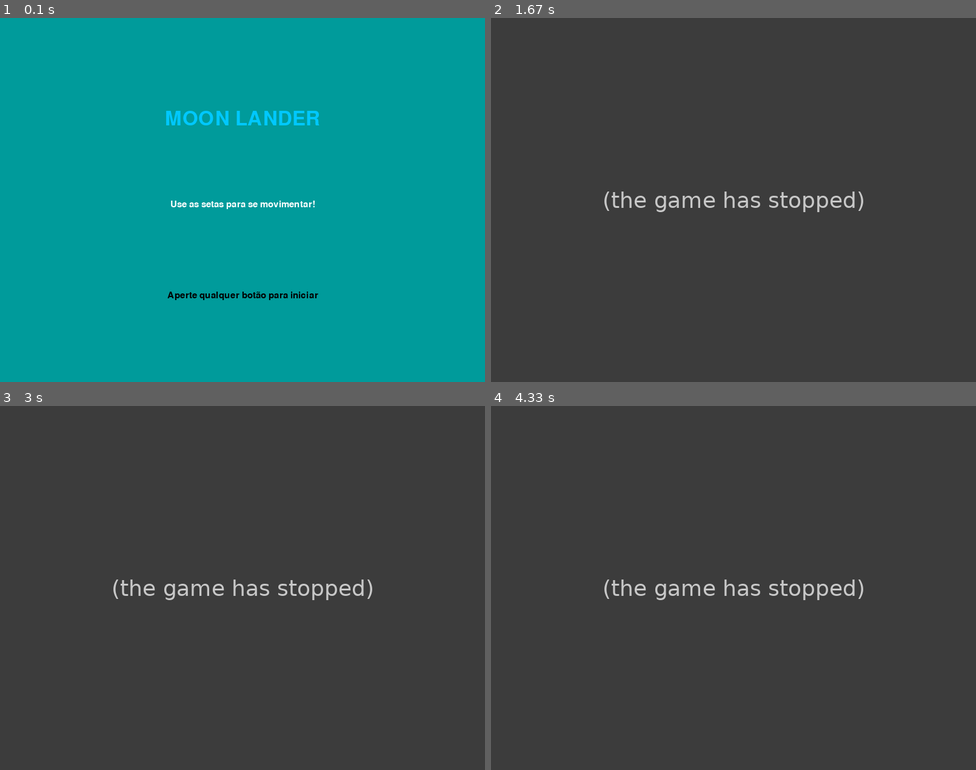
Above: before the commit, frames 1-4 (two rows, left to right).
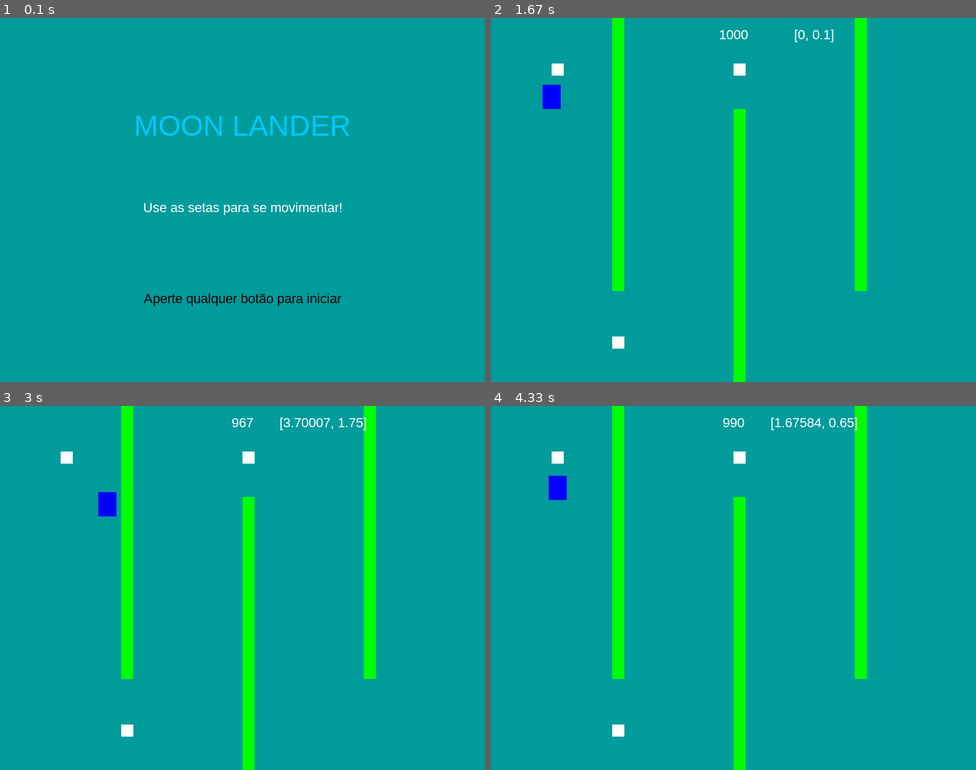
Above: after the commit, the same moments.

Repository: felipe-valente/PF_Pygame
Game: pygame game, started from main.py
Two runs of this game, one before a commit and one after it. Both use one fixed random seed, a clock stepped at 60 frames per second and the inputs below.
Inputs:
- Up to frame 1 (0.1 s): no input
- Up to frame 2 (1.67 s): hold Right 0.33-0.8 s; hold Up 0.83-1.13 s; hold Right 1.17-1.63 s
- Up to frame 3 (3 s): hold Left 1.67-2.2 s; hold Left 2.23-2.63 s; hold Right from 2.67 s (still down)
- Up to frame 4 (4.33 s): release Right at 3.03 s; hold Right 3.07-3.7 s; hold Left 3.73-4.2 s; hold Right from 4.23 s (still down)

The runs differ from the first frame. In frame 1, 2.5% of the frame differs, in the area x 28-72%, y 25-80%; in frame 2, 100%, in the area x 0-100%, y 0-100%; in frame 3, 100%; in frame 4, 100%.
Before the commit the program exited at 1.63 s; later frames show no game.

Commit message:
Reboot do game over implementado, tela de pouso finalização

Diff:
--- a/config.py
+++ b/config.py
@@ -3,7 +3,7 @@
 HEIGHT = 600
 FPS = 100
 TITLE = "MOON LANDER"
-FONT_NAME = "Coolvetica Rg"
+FONT_NAME = "Arial"
 
 #propriedades do player
 PLAYER_ACC = 0.2
--- a/main.py
+++ b/main.py
@@ -13,6 +13,8 @@
 		self.clock = pg.time.Clock()
 		self.rodando = True
 		self.font_name = pg.font.match_font(FONT_NAME)
+		self.pouso = False
+	def new(self):
 		self.all_sprites = pg.sprite.Group()
 		self.boundaries = pg.sprite.Group()
 		self.power_up = pg.sprite.Group( )
@@ -37,7 +39,7 @@
 		self.PU3 = PowerUp(WIDTH/2, HEIGHT/8)
 		self.all_sprites.add(self.PU3)
 		self.power_up.add(self.PU3)
-
+		self.run()
 
 
 	def run(self):
@@ -75,11 +77,12 @@
 
 		if hits_platform:
 			if hits_platform[0].rect.top:
-				if self.player.vel.y >= 5.2:
+				if self.player.vel.y >= 5:
 					self.jogando = False
 				else:
 					self.player.pos.y = hits_platform[0].rect.top
-					g.tela_vitoria()
+					self.pouso = True
+
 
 
 	def events(self):
@@ -89,8 +92,6 @@
 					self.jogando = False
 				self.rodando = False
 
-
-		pass
 
 	def draw(self):
 		self.screen.fill(pfcolor)
@@ -112,9 +113,11 @@
 
 
 	def show_go_screen(self):
+		if not self.rodando:
+			return
 		self.screen.fill(preto)
 		self.draw_text("GAME OVER", 78, vermelho, WIDTH/2, HEIGHT/4)
-		self.draw_text("LUPUM", 50, branco, WIDTH/2, HEIGHT/2)
+		self.draw_text("Score:"+ str(self.player.fuel), 50, verde, WIDTH/2, HEIGHT/2)
 		pg.display.flip()
 		self.espera_por_tecla()
 
@@ -129,8 +132,9 @@
 			for event in pg.event.get():
 				if event.type == pg.QUIT:
 					esperando = False
-					self.running = False
+					self.rodando = False
 				if event.type == pg.KEYUP:
+					self.rodando = False
 					esperando = False
 
 	def espera_por_tecla(self):
@@ -140,7 +144,7 @@
 			for event in pg.event.get():
 				if event.type == pg.QUIT:
 					esperando = False
-					self.running = False
+					self.rodando = False
 				if event.type == pg.KEYUP:
 					esperando = False
 
@@ -154,7 +158,11 @@
 
 g = Game()
 g.show_start_screen()
-g.run()
+while g.rodando:
+	g.new()
+	if g.pouso == True:
+		g.tela_vitoria()
+	else:
+		g.show_go_screen()
 
-g.show_go_screen()
 pg.quit()
